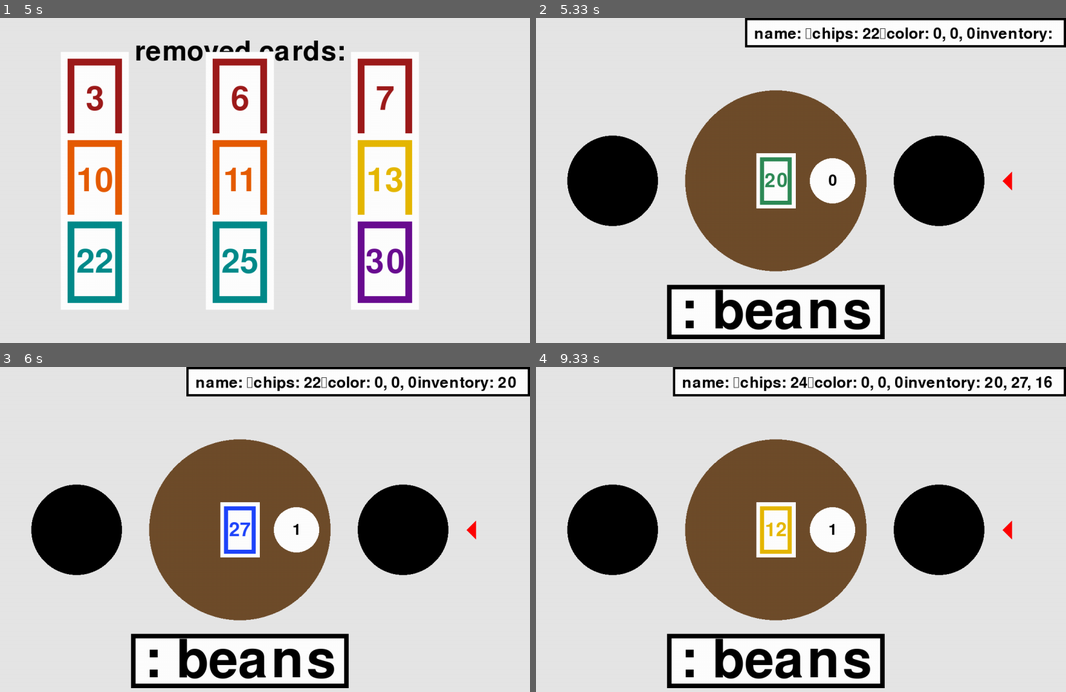
Above: before the commit, frames 1-4 (two rows, left to right).
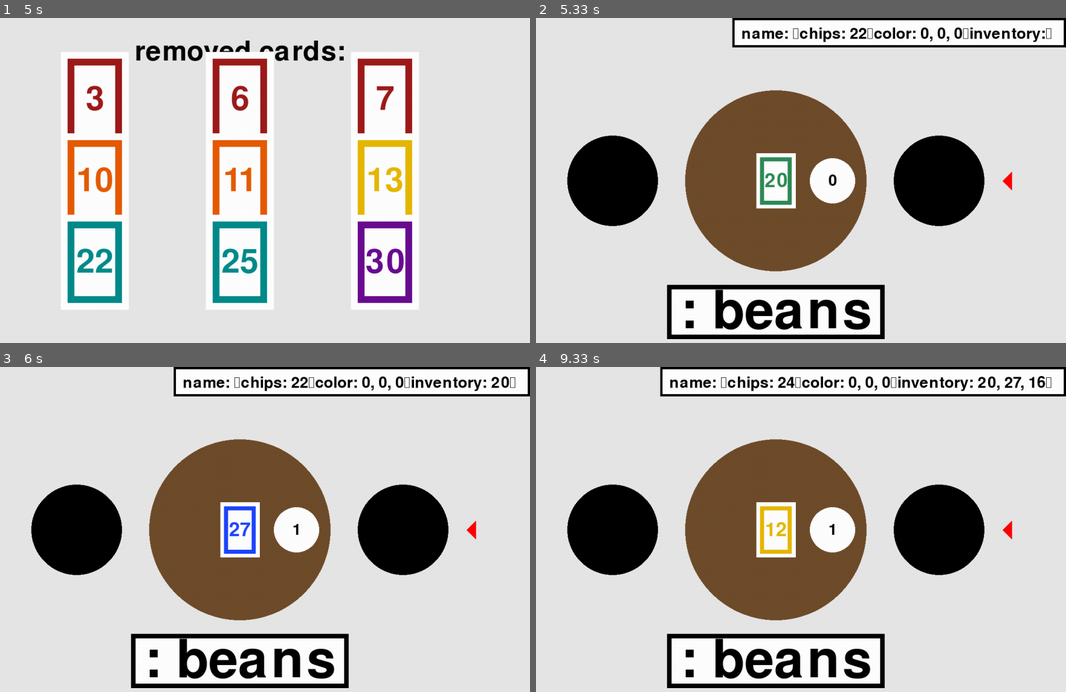
Above: after the commit, the same moments.

Repository: oliver-error/pygame-shenanigans
Game: pygame game, started from no_thanks/noThanksInterpreter.py
Same seed, same stepped clock (60 frames per second), same inputs: the game is played once before the commit and once after it.
Inputs:
- Up to frame 1 (5 s): no input
- Up to frame 2 (5.33 s): no input
- Up to frame 3 (6 s): hold Right 5.33-5.8 s; hold Right from 5.83 s (still down)
- Up to frame 4 (9.33 s): release Right at 6.38 s; hold Right 6.42-7.15 s; hold Right 7.18-8.05 s; hold Right 8.08-9.03 s; hold Right from 9.07 s (still down)

Frame 1 is identical in both runs. In frame 2, 1.5% of the frame differs, in the area x 36-98%, y 0-10%; in frame 3, 1.6%; in frame 4, 1.8%, in the area x 23-98%, y 0-10%.

Commit message:
slight modifications

Diff:
--- a/no_thanks/bot1.py
+++ /dev/null
@@ -1,25 +0,0 @@
-import no_thanks.noThanksInterpreterBotTest as I
-"""
-No thanks! competion bot base
-functions:
-    print()
-    - Used for if you wnat to put a message for your bot to say mid-turn (eg. for seeing its 'thinking' process)
-    - Dont print more than 200 chars on one turn (any non-alfanumeric charecter counts for 100)
-    - Dont print bad words/phrases
-    I.play(takeCard: bool, message: str=None)
-    - Done at the end of a turn if takeCard is true it will do the action of taking the current card
-    - If takeCard is false it will do the action of saying No thanks!, unless the bot has no chips to use
-    - message is an optional message you can put for your bot to 'say' when it runs this function, will print a generic message if not given
-    - Don't put bad words/phrases in message
-
-varibles:
-    I.chipsInPot - gets the number of chips in the pot (int)
-    I.currentCard - gets the current cards number (int)
-    I.botCount - gets the current amount of players (int)
-    I.botName - set a custom name for your bot also don't put bad words/phrases as your name (str)
-    I.botChips - the amount of chips your bot currently has (int)
-    I.botInventory - the current inventory of every card your bot has (list of ints)
-"""
-
-def run_turn():
-    I.play(False)
--- a/no_thanks/noThanksInterpreter.py
+++ b/no_thanks/noThanksInterpreter.py
@@ -199,6 +199,7 @@
             for card in value:
                 text += f"{card}, "
             text = text.rstrip(", ")
+            text += "\n"
         else:
             text += f"{key}: {value}\n"
     font = pygame.font.Font(None, 50)
